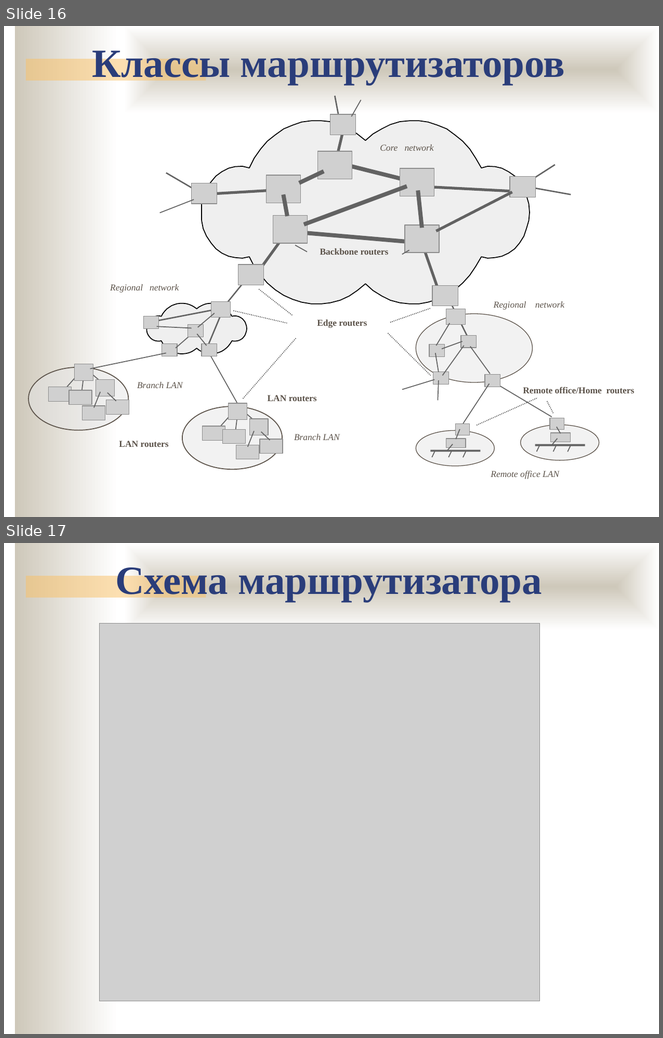
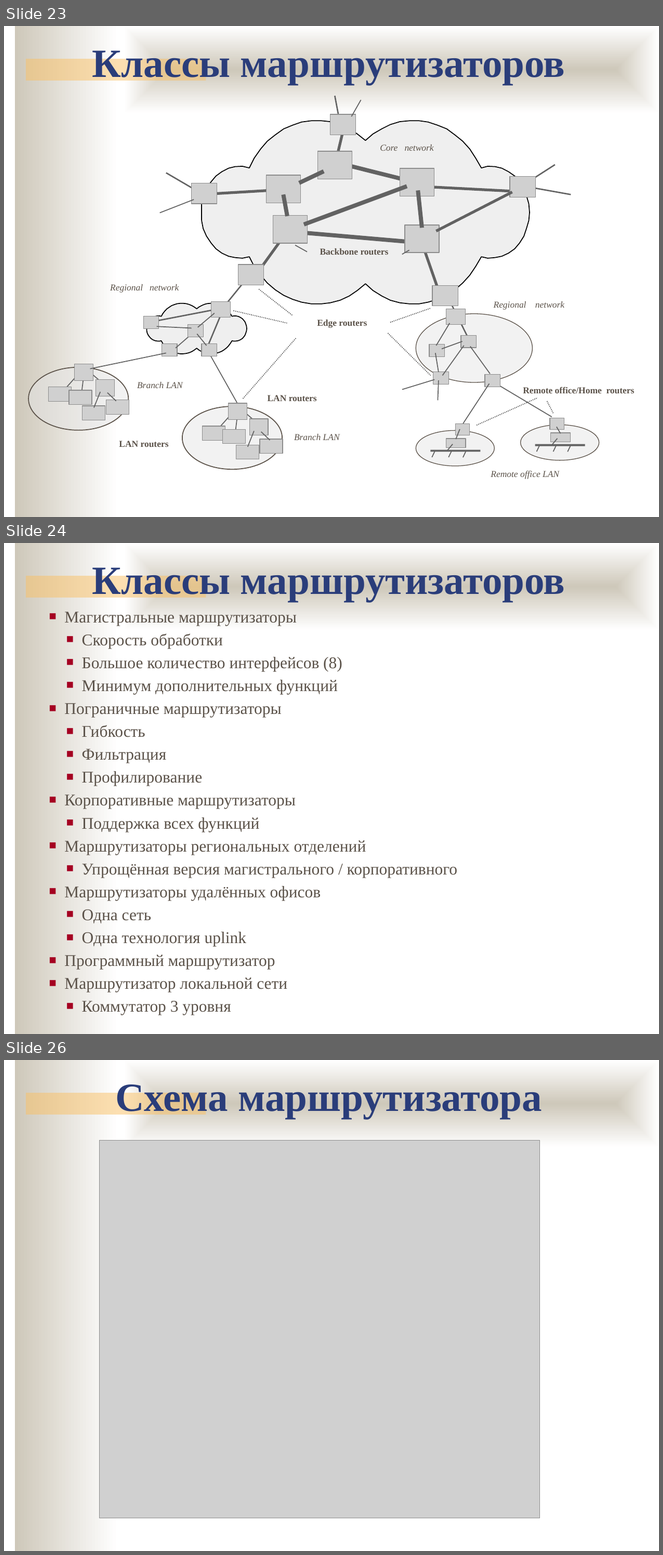
Before and after one commit to ukoloff/nets, a slide deck: lecture/13.pptx. Shown one above the other, each under a label of ours: slides 16 and 17 before the commit, slides 23, 24 and 26 after it; the slides between them are not shown. The pictures are 663x1038 and 663x1555 pixels, drawn with LibreOffice and Linux fonts; fonts in the diff are those of the drawing; grey boxes stand for pictures; background and template pictures are left out. Boxes give left, top, right and bottom in pixels: in the first picture for what was removed or moved away, otherwise in the second. Text is boxed around its words. In the diff, an @@ line names an element or a change of style, - is before the commit and + after.

```diff
--- a/lecture/13.pptx
+++ b/lecture/13.pptx
@@ slide 24 added at (4, 543, 659, 1034), background #FFFFFF; not listed: 3 template elements that a slide beside it also shows @@
@@ text added at (92, 563, 566, 602), 44 pt, text #2A3D7A, bold @@
+Классы маршрутизаторов
@@ text added at (64, 612, 458, 1016), 18 pt, text #5B5249 @@
+■ Магистральные маршрутизаторы
+  ■ Скорость обработки
+  ■ Большое количество интерфейсов (8)
+  ■ Минимум дополнительных функций
+■ Пограничные маршрутизаторы
+  ■ Гибкость
+  ■ Фильтрация
+  ■ Профилирование
+■ Корпоративные маршрутизаторы
+  ■ Поддержка всех функций
+■ Маршрутизаторы региональных отделений
+  ■ Упрощённая версия магистрального / корпоративного
+■ Маршрутизаторы удалённых офисов
+  ■ Одна сеть
+  ■ Одна технология uplink
+■ Программный маршрутизатор
+■ Маршрутизатор локальной сети
+  ■ Коммутатор 3 уровня
@@ what was slide 16 is now slide 23 @@
@@ what was slide 17 is now slide 26 @@
```
Also in this commit, not shown: 9 slides changed, 8 other slides added, 1 slide removed.
